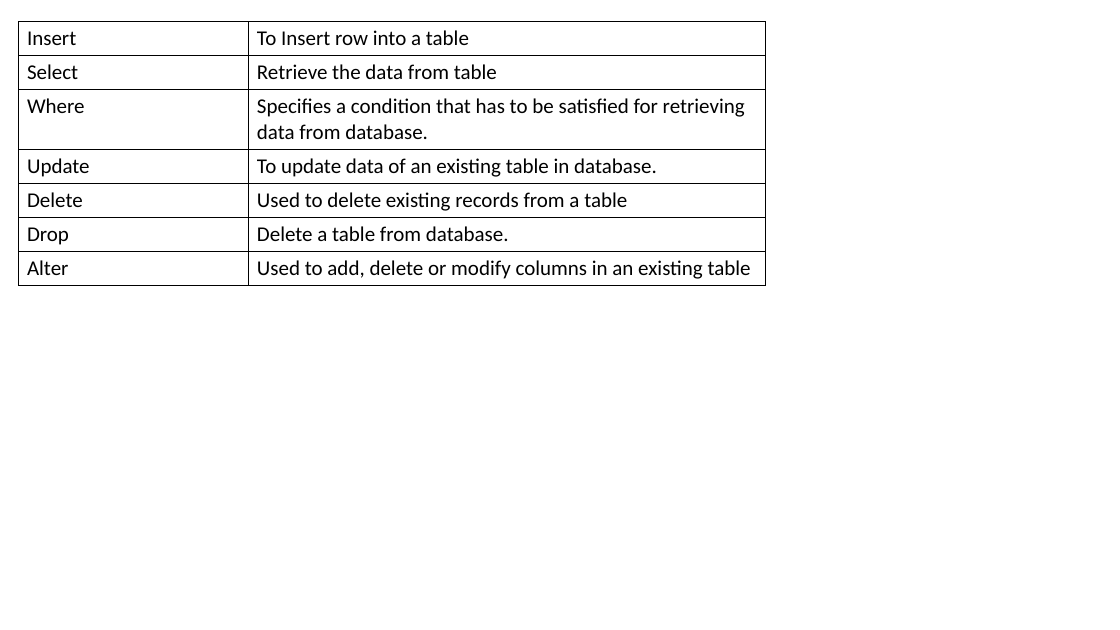
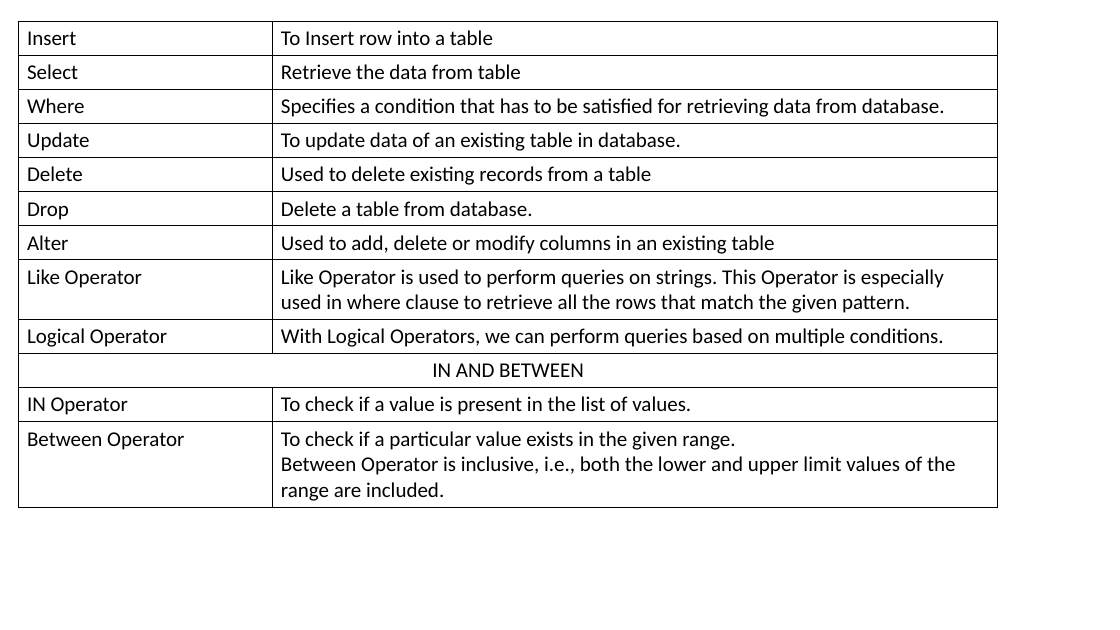
Before and after one commit to venkatyashwanth/mysql_notes, a slide deck: slide 1 of SQL.pptx. Drawn at 1120x630 pixels with LibreOffice and Linux fonts; fonts in the diff are those of the drawing. Boxes give left, top, right and bottom in pixels: in the first picture for what was removed or moved away, otherwise in the second. Text is boxed around its words. In the diff, an @@ line names an element or a change of style, - is before the commit and + after.

Commit message:
updated ppt

```diff
--- a/SQL.pptx
+++ b/SQL.pptx
@@ table at (18,22,997,505) @@
+row 8: Like Operator | Like Operator is used to perform queries on strings. This Operator is especially used in where clause to retrieve all the rows that match the given pattern.
+row 9: Logical Operator | With Logical Operators, we can perform queries based on multiple conditions.
+row 10: IN AND BETWEEN | 
+row 11: IN Operator | To check if a value is present in the list of values.
+row 12: Between Operator | To check if a particular value exists in the given range. / Between Operator is inclusive, i.e., both the lower and upper limit values of the range are included.
@@ table: place and size @@
-table at (18,22,765,285)
+table at (18,22,997,505)
```
Also in this commit, not shown: 5 other slides changed, 4 slides added, 2 slides removed, 1 other file.
